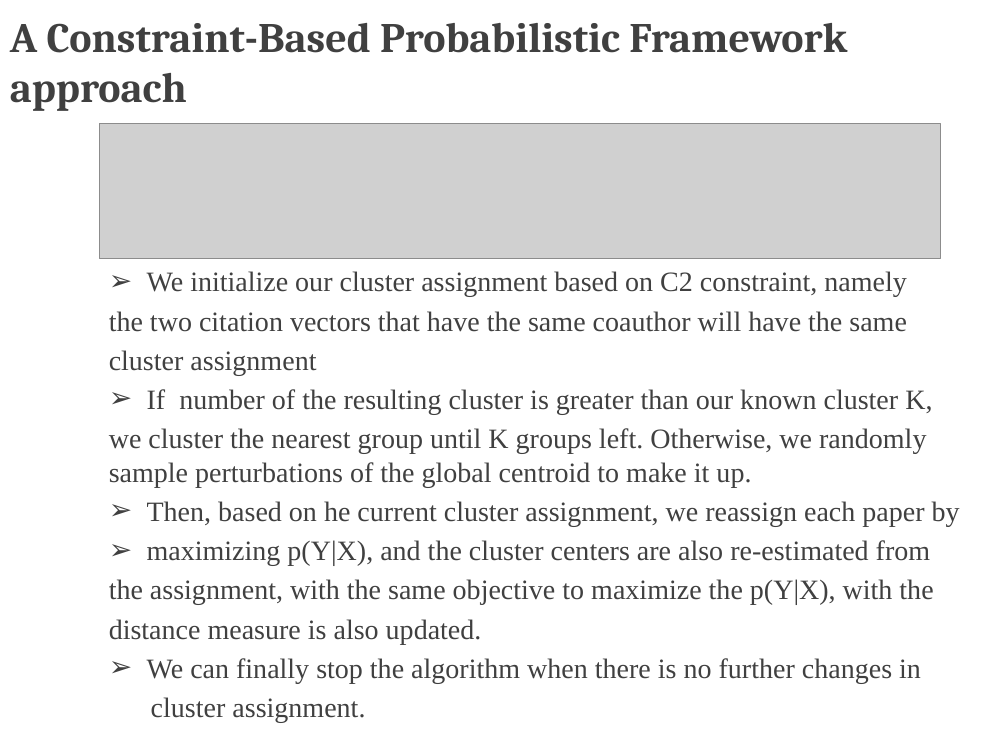
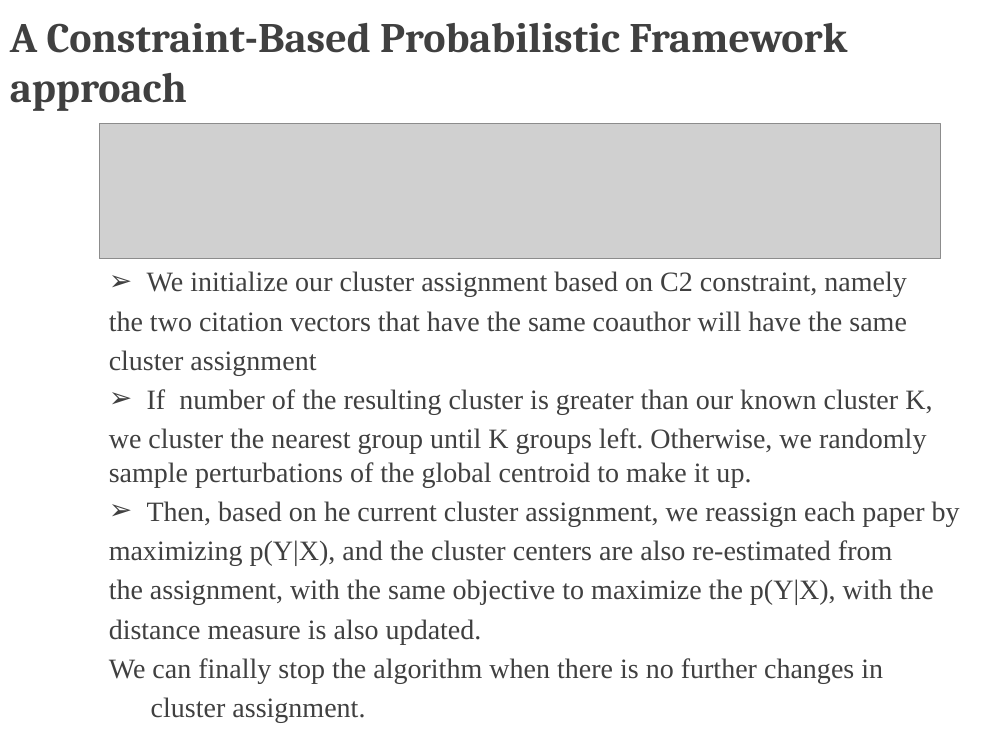
Before and after one commit to TZstatsADS/Spr2017-proj4-team13, a slide deck: slide 15 of doc/presentation.pptx (slide 6 before the commit). Drawn at 1008x756 pixels with LibreOffice and Linux fonts; fonts in the diff are those of the drawing; grey boxes stand for pictures; background and template pictures are left out. Boxes give left, top, right and bottom in pixels: in the first picture for what was removed or moved away, otherwise in the second. Text is boxed around its words. In the diff, an @@ line names an element or a change of style, - is before the commit and + after.

```diff
--- a/doc/presentation.pptx
+++ b/doc/presentation.pptx
@@ text at box(109, 540, 892, 683): bullet ➢ to none @@
```
Also in this commit, not shown: 8 other slides changed, 3 slides added, 3 slides removed.
